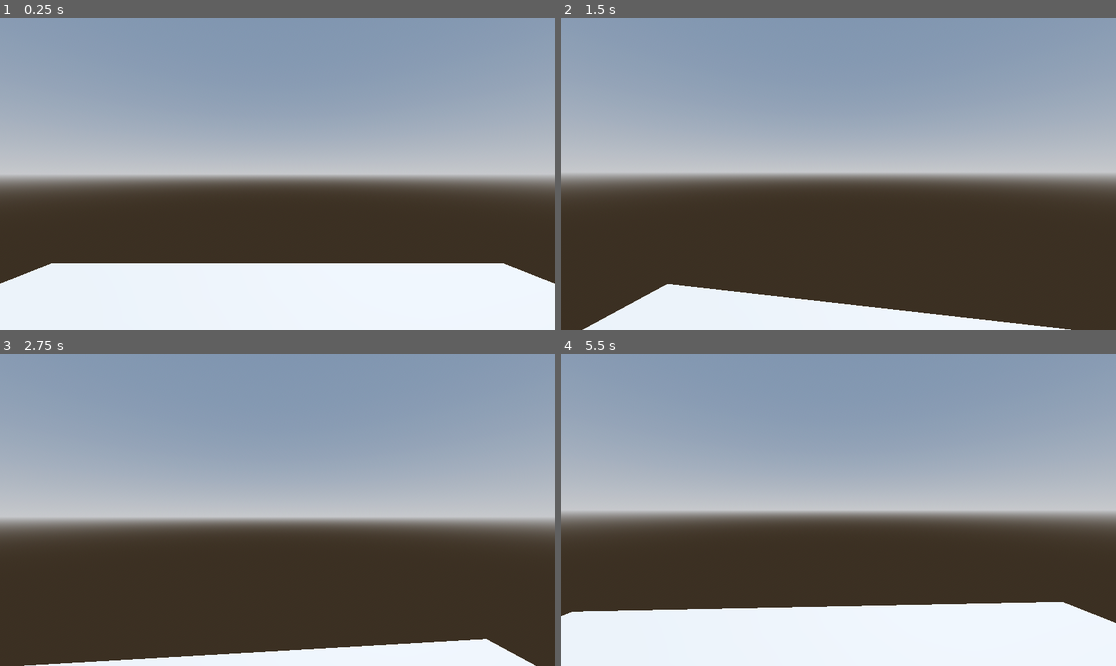
Above: before the commit, frames 1-4 (two rows, left to right).
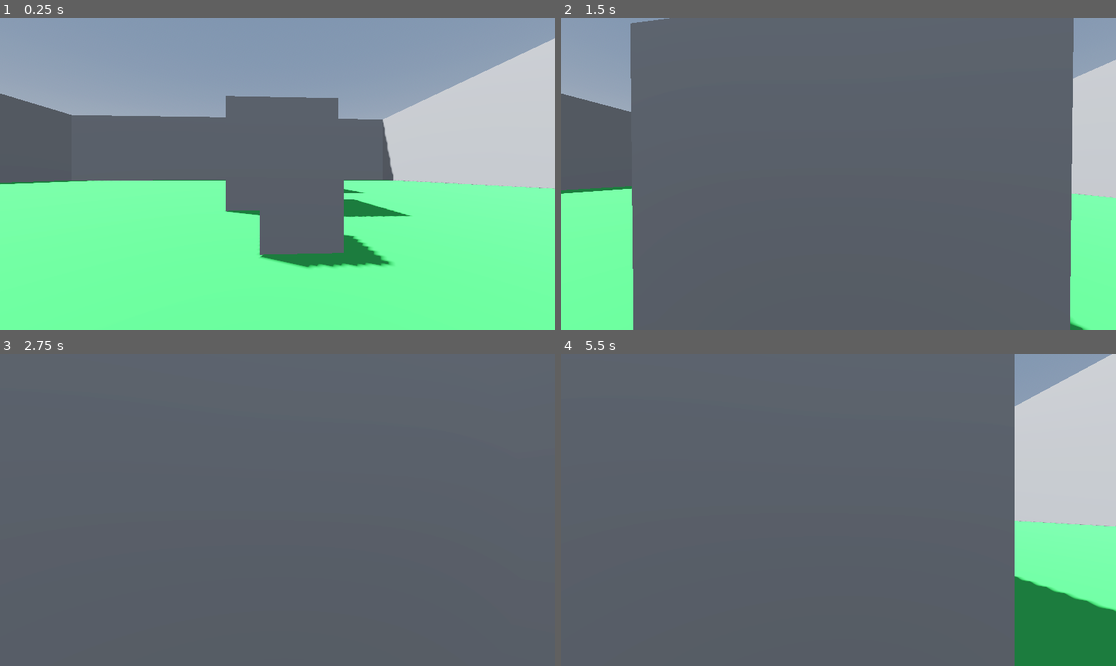
Above: after the commit, the same moments.

Repository: maxumi/Godot-projects
Game: Godot game, scene res://scenes/world.tscn
The game is run twice, just before and just after one commit, with the same random seed, the same clock (stepped at 60 frames per second) and the same inputs.
Inputs (mouse positions are in pixels of both pictures, inside the frame that each line leads up to):
- Up to frame 1 (0.25 s): no input
- Up to frame 2 (1.5 s): tap Enter (up, bound only before the commit) at 0.5 s; move the mouse to (866, 174) at 0.52 s; hold Shift (sprint) 0.53-1.28 s; hold W (up, bound only after the commit) from 0.53 s (still down); tap Space (jump) at 0.77 s; move the mouse to (810, 174) at 1.27 s; tap Shift (sprint) at 1.35 s
- Up to frame 3 (2.75 s): keep holding W (up, bound only after the commit); tap Space (jump) at 1.52, 2 s; move the mouse to (288, 503) at 2.02 s; hold Shift (sprint) from 2.03 s (still down)
- Up to frame 4 (5.5 s): keep holding W (up, bound only after the commit); move the mouse to (832, 516) at 2.77 s; release Shift (sprint) at 2.78 s; tap Shift (sprint) at 2.85, 4.35 s; tap Space (jump) at 3.02, 3.77, 4.52 s; move the mouse to (877, 513) at 3.52 s; hold Shift (sprint) 3.53-4.28 s; move the mouse to (794, 506) at 4.27 s; move the mouse to (844, 510) at 5.02 s; hold Shift (sprint) from 5.03 s (still down)

The runs differ from the first frame. In frame 1, 71% of the frame differs, in the area x 0-100%, y 6-100%; in frame 2, 94%; in frame 3, 99%, in the area x 0-100%, y 0-100%; in frame 4, 96%.

Commit message:
Finished "Juiced Up First Person Character Controller Tutorial"

Diff:
--- a/first-person-shooter/project.godot
+++ b/first-person-shooter/project.godot
@@ -23,7 +23,7 @@
 
 up={
 "deadzone": 0.5,
-"events": [Object(InputEventKey,"resource_local_to_scene":fa …(140 unchanged characters)… d":false,"keycode":0,"physical_keycode":4194309,"key_label":0,"unicode":0,"location":0,"echo":false,"script":null)
+"events": [Object(InputEventKey,"resource_local_to_scene":fa …(140 unchanged characters)… d":false,"keycode":0,"physical_keycode":87,"key_label":0,"unicode":119,"location":0,"echo":false,"script":null)
 ]
 }
 down={
--- a/first-person-shooter/scenes/world.tscn
+++ b/first-person-shooter/scenes/world.tscn
@@ -20,6 +20,9 @@
 [sub_resource type="ConvexPolygonShape3D" id="ConvexPolygonShape3D_huplp"]
 points = PackedVector3Array(-0.125207, -0.532801, -0.480507, 0.0227831, 0.47607, 0.498884, 0.169713, 0.559144, 0.464172 …(924 unchanged characters)…
 
+[sub_resource type="StandardMaterial3D" id="StandardMaterial3D_lahi0"]
+albedo_color = Color(0.202571, 0.63832, 0.27711, 1)
+
 [node name="World" type="Node3D"]
 
 [node name="DirectionalLight3D" type="DirectionalLight3D" parent="."]
@@ -29,11 +32,8 @@
 [node name="WorldEnvironment" type="WorldEnvironment" parent="."]
 environment = SubResource("Environment_h5fnv")
 
-[node name="CSGBox3D" type="CSGBox3D" parent="."]
-use_collision = true
-size = Vector3(10, 0.001, 9)
-
 [node name="Player" type="CharacterBody3D" parent="."]
+transform = Transform3D(1, 0, 0, 0, 1, 0, 0, 0, 1, -6.8042, 0, 4.8433)
 script = ExtResource("1_32t88")
 
 [node name="MeshInstance3D" type="MeshInstance3D" parent="Player"]
@@ -45,6 +45,46 @@
 shape = SubResource("ConvexPolygonShape3D_huplp")
 
 [node name="Head" type="Node3D" parent="Player"]
-transform = Transform3D(1, 0, 0, 0, 1, 0, 0, 0, 1, 0, 2, 0)
+transform = Transform3D(-0.0505929, 0, -0.998719, 0, 1, 0, 0.998719, 0, -0.0505929, 0, 1, 0)
 
 [node name="Camera3D" type="Camera3D" parent="Player/Head"]
+
+[node name="CSGBox3D" type="CSGBox3D" parent="."]
+transform = Transform3D(1, 0, 0, 0, 1, 0, 0, 0, 1, 1, 0, 0)
+material_override = SubResource("StandardMaterial3D_lahi0")
+use_collision = true
+size = Vector3(50, 0.001, 50)
+
+[node name="CSGBox3D2" type="CSGBox3D" parent="."]
+transform = Transform3D(1, 0, 0, 0, 1, 0, 0, 0, 1, 1, 5, 24.5199)
+use_collision = true
+size = Vector3(50, 10, 1)
+
+[node name="CSGBox3D3" type="CSGBox3D" parent="."]
+transform = Transform3D(1, 0, 0, 0, 1, 0, 0, 0, 1, 1, 5, -25.48)
+use_collision = true
+size = Vector3(50, 10, 1)
+
+[node name="CSGBox3D4" type="CSGBox3D" parent="."]
+transform = Transform3D(-4.37114e-08, 0, -1, 0, 1, 0, 1, 0, -4.37114e-08, -24, 5, -0.48)
+use_collision = true
+size = Vector3(51, 10, 1)
+
+[node name="CSGBox3D5" type="CSGBox3D" parent="."]
+transform = Transform3D(-4.37114e-08, 0, -1, 0, 1, 0, 1, 0, -4.37114e-08, 26, 5, -0.48)
+use_collision = true
+size = Vector3(51, 10, 1)
+
+[node name="CSGBox3D6" type="CSGBox3D" parent="."]
+transform = Transform3D(1, 0, 0, 0, 1, 0, 0, 0, 1, 7, 2, 5.3316)
+use_collision = true
+size = Vector3(5, 5, 5)
+
+[node name="CSGBox3D7" type="CSGBox3D" parent="."]
+transform = Transform3D(1, 0, 0, 0, 1, 0, 0, 0, 1, 0, 1.51446, 5.3316)
+use_collision = true
+size = Vector3(3, 3, 3)
+
+[node name="CSGBox3D8" type="CSGBox3D" parent="."]
+transform = Transform3D(1, 0, 0, 0, 1, 0, 0, 0, 1, -3.95931, 0.536639, 5.3316)
+use_collision = true
--- a/first-person-shooter/scripts/player.gd
+++ b/first-person-shooter/scripts/player.gd
@@ -1,12 +1,22 @@
 extends CharacterBody3D
 
-
-const SPEED = 5.0
+var speed
+const WALK_SPEED = 5.0
+const SPRINT_SPEED = 8.0
 const JUMP_VELOCITY = 4.5
 const SENSITIVITY:float = 0.003
 
 @onready var camera: Camera3D = $Head/Camera3D
 @onready var head: Node3D = $Head
+
+# bob varibles
+const BOB_FREQ = 2.0
+const BOB_AMP = 0.08
+var t_bob = 0.0
+
+#fov variables
+const BASE_FOW = 75.0
+const FOW_CHANGE = 1.5
 
 
 func _ready() -> void:
@@ -27,15 +37,38 @@
 	if Input.is_action_just_pressed("jump") and is_on_floor():
 		velocity.y = JUMP_VELOCITY
 
+	# handle sprint
+	if Input.is_action_pressed("sprint"):
+		speed = SPRINT_SPEED
+	else:
+		speed = WALK_SPEED
+
 	# Get the input direction and handle the movement/deceleration.
 	# As good practice, you should replace UI actions with custom gameplay actions.
 	var input_dir := Input.get_vector("left", "right", "up", "down")
-	var direction := (transform.basis * Vector3(input_dir.x, 0, input_dir.y)).normalized()
-	if direction:
-		velocity.x = direction.x * SPEED
-		velocity.z = direction.z * SPEED
+	var direction := (head.transform.basis * Vector3(input_dir.x, 0, input_dir.y)).normalized()
+	if is_on_floor():
+		if direction:
+			velocity.x = direction.x * speed
+			velocity.z = direction.z * speed
+		else:
+			velocity.x = lerp(velocity.x, direction.x * speed, delta * 7.0)
+			velocity.z = lerp(velocity.z, direction.z * speed, delta * 7.0)
 	else:
-		velocity.x = 0
-		velocity.z = 0
+		velocity.x = lerp(velocity.x, direction.x * speed, delta * 3.0)
+		velocity.z = lerp(velocity.z, direction.z * speed, delta * 3.0)
+	# head bob
+	t_bob += delta * velocity.length() * float(is_on_floor())
+	camera.transform.origin = _headbob(t_bob)
 
+	# fov
+	var velocity_clamped = clamp(velocity.length(), 0.5, SPRINT_SPEED * 2)
+	var target_fov = BASE_FOW + FOW_CHANGE * velocity_clamped
+	camera.fov = lerp(camera.fov, target_fov, delta * 8.0)
 	move_and_slide()
+
+func _headbob(time) -> Vector3:
+	var pos = Vector3.ZERO
+	pos.y = sin(time * BOB_FREQ) * BOB_AMP
+	pos.x = cos(time * BOB_FREQ / 2) * BOB_AMP
+	return pos
Not shown: 1 places in first-person-shooter/scenes/world.tscn that only renumber resources
